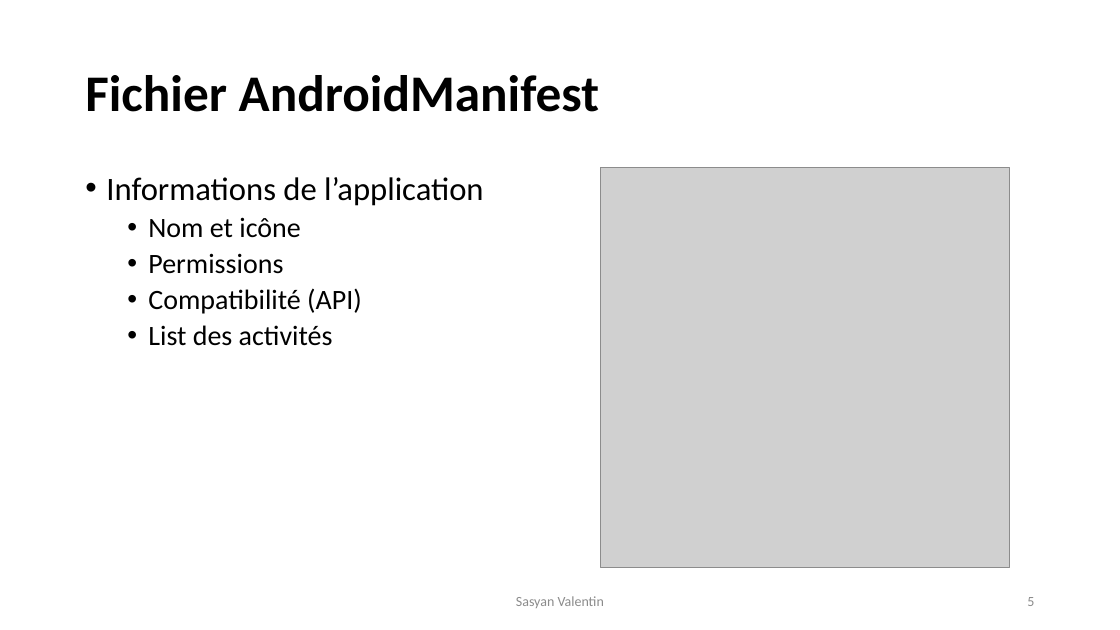
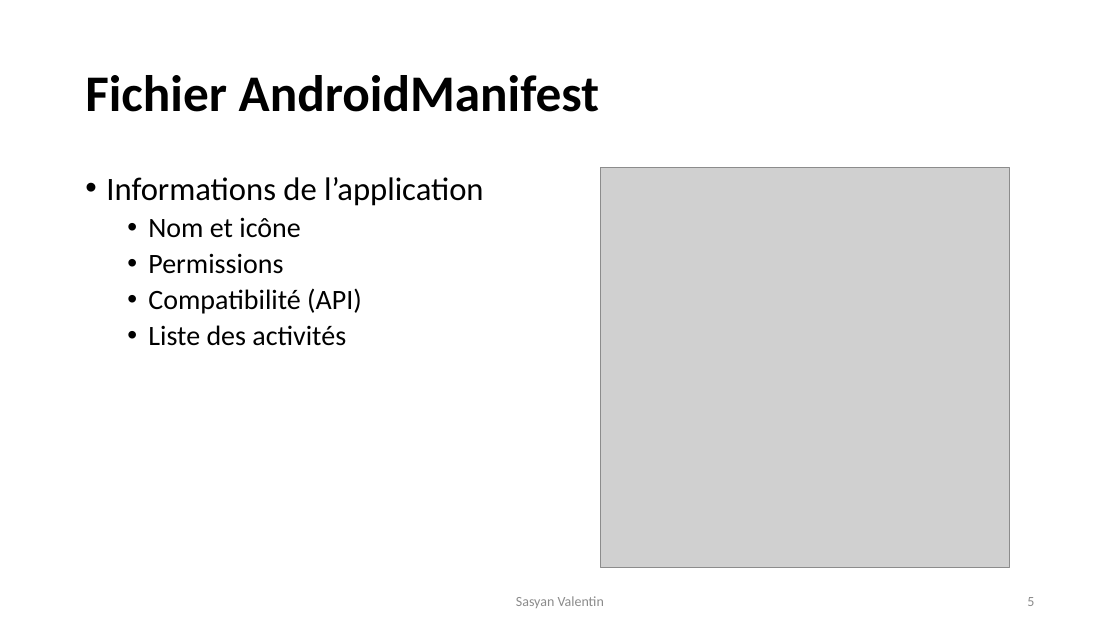
Before and after one commit to VSasyan/Android, a slide deck: slide 5 of 1_cours/Les_bases_théoriques_d_Android.pptx. Drawn at 1120x630 pixels with LibreOffice and Linux fonts; fonts in the diff are those of the drawing; grey boxes stand for pictures. Boxes give left, top, right and bottom in pixels: in the first picture for what was removed or moved away, otherwise in the second. Text is boxed around its words. In the diff, an @@ line names an element or a change of style, - is before the commit and + after.

```diff
--- a/1_cours/Les_bases_théoriques_d_Android.pptx
+++ b/1_cours/Les_bases_théoriques_d_Android.pptx
@@ text at bbox=[148, 325, 346, 346]: text changed @@
-  • List des activités
+  • Liste des activités
```
Also in this commit, not shown: 1 other file.
